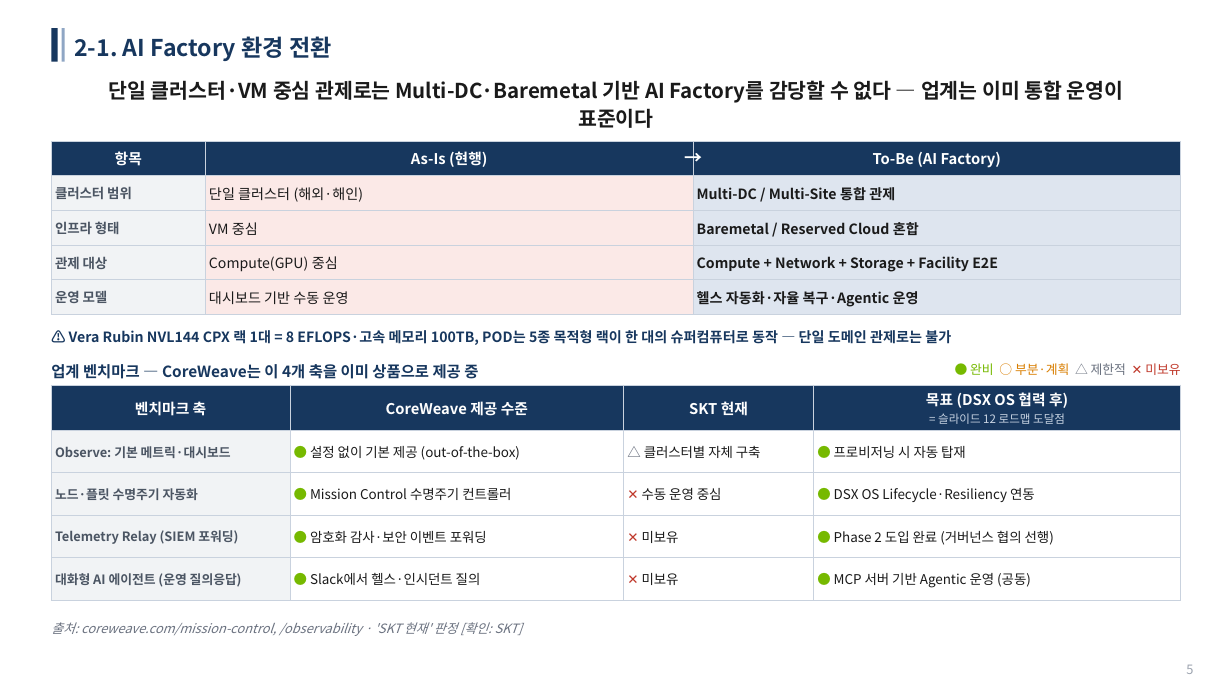
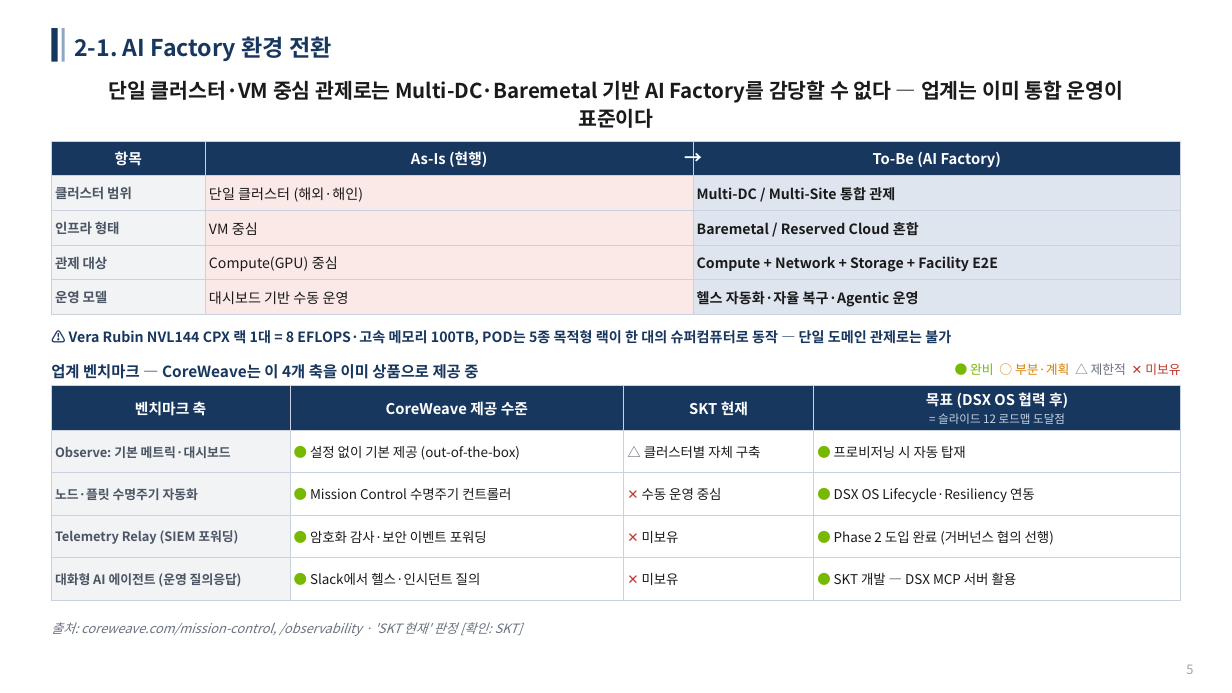
Before and after one commit to daniel980/encry, a slide deck: slide 5 of _workspace/NVIDIA_DSX_OS_E2E_Observability_논의.pptx. Drawn at 1232x693 pixels with LibreOffice and Linux fonts; fonts in the diff are those of the drawing. Boxes give left, top, right and bottom in pixels: in the first picture for what was removed or moved away, otherwise in the second. Text is boxed around its words. In the diff, an @@ line names an element or a change of style, - is before the commit and + after.

```diff
--- a/_workspace/NVIDIA_DSX_OS_E2E_Observability_논의.pptx
+++ b/_workspace/NVIDIA_DSX_OS_E2E_Observability_논의.pptx
@@ table at box(52, 385, 1181, 591) @@
-row 5, column 4: ● MCP 서버 기반 Agentic 운영 (공동)
+row 5, column 4: ● SKT 개발 — DSX MCP 서버 활용
```
Also in this commit, not shown: 7 other slides changed, 3 other files.
